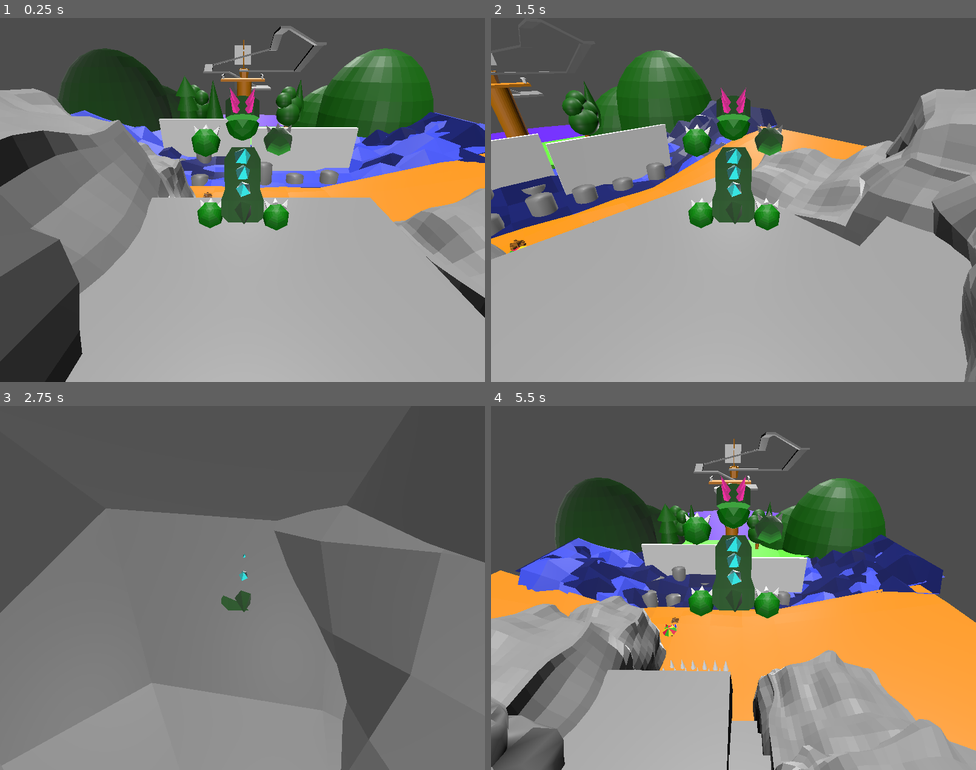
Above: before the commit, frames 1-4 (two rows, left to right).
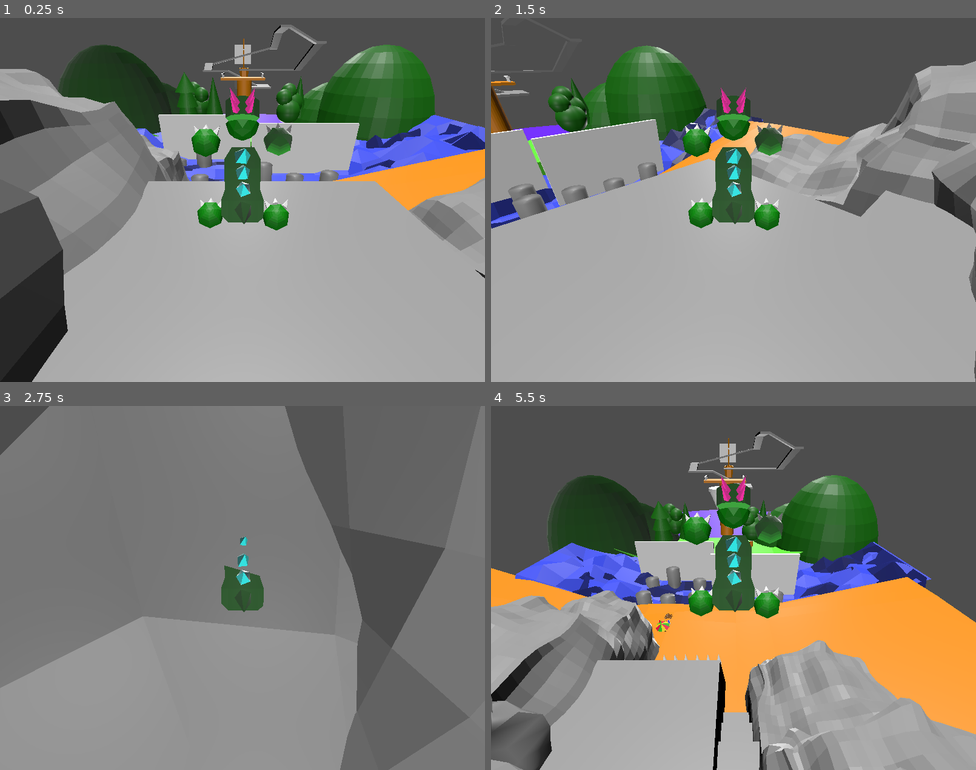
Above: after the commit, the same moments.

Repository: bazylevnik0/dinokid
Game: Godot game, scene res://mom-intro.tscn
Same seed, same stepped clock (60 frames per second), same inputs: the game is played once before the commit and once after it. Video files are missing from this copy of the repository; at most half a second of black plays in their place.
Inputs:
- Up to frame 1 (0.25 s): no input
- Up to frame 2 (1.5 s): hold Right (move_right) 0.53-1.28 s; tap Z (key_a) at 0.6 s; tap Space (jump) at 0.77, 1.07 s; tap X (key_b) at 0.8, 1.35 s; hold Down (move_backward) from 1.28 s (still down)
- Up to frame 3 (2.75 s): tap Space (jump) at 1.52, 1.55, 1.82 s; release Down (move_backward) at 2.03 s; hold Right (move_right) from 2.03 s (still down); hold Space (jump) from 2.03 s (still down); tap Z (key_a) at 2.3 s
- Up to frame 4 (5.5 s): release Right (move_right) at 2.78 s; release Space (jump) at 2.78 s; hold Up (move_forward) 2.78-3.53 s; tap Z (key_a) at 2.85, 4.35 s; tap Space (jump) at 3.02, 3.32, 4.52, 4.82 s; tap X (key_b) at 3.05, 3.6, 5.1 s; hold Space (jump) 3.53-4.28 s; hold Left (move_left) 3.53-5.03 s; hold Down (move_backward) from 5.03 s (still down)

The runs differ from the first frame. In frame 1, 20% of the frame differs, in the area x 0-100%, y 1-100%; in frame 2, 20%; in frame 3, 43%, in the area x 0-100%, y 0-100%; in frame 4, 19%.
Error before the commit: Attempt to call function 'play' in base 'null instance' on a null instance. (res://Player.gd:18)

Commit message:
add music to homeisland

Diff:
--- a/Player.gd
+++ b/Player.gd
@@ -14,10 +14,6 @@
 func _physics_process(delta):
 	var direction = Vector3.ZERO
 
-	if Input.is_action_just_released("key_a"):
-		$Model/AnimationPlayer.play("Hor")
-	if Input.is_action_just_released("key_b"):
-		$Model/AnimationPlayer.play("Ver")
 	if Input.is_action_pressed("move_right"):
 		rotation.y -= PI/180
 	if Input.is_action_pressed("move_left"):
@@ -26,8 +22,8 @@
 	if Input.is_action_pressed("move_backward"):
 		if is_on_floor():
 			$Dino/AnimationPlayer.play("Animation")
-			if not $AudioStreamPlayer3D.playing :
-				$AudioStreamPlayer3D.play()
+			if not $SoundWalking.playing :
+				$SoundWalking.play()
 		target_speed -= 0.1;
 		if target_speed <= max_speed_backward :
 			target_speed = max_speed_backward;
@@ -38,8 +34,8 @@
 	if Input.is_action_pressed("move_forward"):
 		if is_on_floor():
 			$Dino/AnimationPlayer.play("Animation")
-			if not $AudioStreamPlayer3D.playing :
-				$AudioStreamPlayer3D.play()
+			if not $SoundWalking.playing :
+				$SoundWalking.play()
 		target_speed += 0.1;
 		if target_speed >= max_speed_forward :
 			target_speed = max_speed_forward
@@ -55,6 +51,7 @@
 	if Input.is_action_just_released("jump"):
 		if is_on_floor():
 			jump_is_started = true
+			$SoundJumping.play()
 	if jump_is_started == true :
 		direction.y += 1
 		target_jump_height -= 1
--- a/dino.tscn
+++ b/dino.tscn
@@ -1,9 +1,10 @@
-[gd_scene load_steps=6 format=3 uid="uid://b4wudneakgx1g"]
+[gd_scene load_steps=7 format=3 uid="uid://b4wudneakgx1g"]
 
 [ext_resource type="PackedScene" uid="uid://bn874pbplopjf" path="res://dino.glb" id="1_abwe3"]
 [ext_resource type="Script" path="res://Player.gd" id="1_igx1c"]
 [ext_resource type="PackedScene" uid="uid://tprxuqeehm8f" path="res://dino_jump.glb" id="3_d8ijg"]
 [ext_resource type="AudioStream" uid="uid://bf7um3epvtqy2" path="res://stepping.wav" id="4_0hx34"]
+[ext_resource type="AudioStream" uid="uid://tns0s4aw7mtk" path="res://jumping.wav" id="5_1khtf"]
 
 [sub_resource type="BoxShape3D" id="BoxShape3D_eftsy"]
 size = Vector3(5, 10, 5)
@@ -48,5 +49,8 @@
 [node name="Camera3D" type="Camera3D" parent="Player"]
 transform = Transform3D(-3.78552e-08, -0.5, 0.866025, -2.18557e-08, 0.866025, 0.5, -1, 0, -4.37114e-08, 12.495, 11.6736, 0)
 
-[node name="AudioStreamPlayer3D" type="AudioStreamPlayer3D" parent="Player"]
+[node name="SoundWalking" type="AudioStreamPlayer3D" parent="Player"]
 stream = ExtResource("4_0hx34")
+
+[node name="SoundJumping" type="AudioStreamPlayer3D" parent="Player"]
+stream = ExtResource("5_1khtf")
--- a/homeisland.gd
+++ b/homeisland.gd
@@ -7,6 +7,8 @@
 # Called every frame. 'delta' is the elapsed time since the previous frame.
 func _process(delta: float) -> void:
 	$StaticBody3D/homeisland/AnimationPlayer.play("Animation")
+	if not $SoundMusicMain.playing :
+		$SoundMusicMain.play()
 	pass
 
 func _on_mountain_inside_area_body_entered(body: Node3D) -> void:
--- a/homeisland.tscn
+++ b/homeisland.tscn
@@ -1,10 +1,11 @@
-[gd_scene load_steps=112 format=3 uid="uid://c4sjk00cblni5"]
+[gd_scene load_steps=113 format=3 uid="uid://c4sjk00cblni5"]
 
 [ext_resource type="Script" path="res://homeisland.gd" id="1_le85t"]
 [ext_resource type="PackedScene" uid="uid://b4wudneakgx1g" path="res://dino.tscn" id="1_on506"]
 [ext_resource type="PackedScene" uid="uid://dir872dk02wtc" path="res://homeisland.glb" id="2_jdbx3"]
 [ext_resource type="PackedScene" uid="uid://sh4g6naxwlt0" path="res://homeisland-camp.glb" id="3_x46lr"]
 [ext_resource type="PackedScene" uid="uid://ob2eaacdfgux" path="res://river_stone.glb" id="4_4sxba"]
+[ext_resource type="AudioStream" uid="uid://dlmqpccxd4bc2" path="res://homeisland.wav" id="6_2rpnm"]
 
 [sub_resource type="BoxShape3D" id="BoxShape3D_2e7xp"]
 size = Vector3(2.05182, 2.13129, 2.04102)
@@ -124,7 +125,7 @@
 size = Vector3(5.87061, 2.96301, 0.373535)
 
 [sub_resource type="BoxShape3D" id="BoxShape3D_522ht"]
-size = Vector3(1.8437, 6.29956, 0.900177)
+size = Vector3(1.8437, 6.70941, 0.739639)
 
 [sub_resource type="BoxShape3D" id="BoxShape3D_o3lke"]
 size = Vector3(1.87018, 1.55212, 0.972168)
@@ -764,6 +765,10 @@
 [node name="Node3D" type="Node3D"]
 script = ExtResource("1_le85t")
 
+[node name="SoundMusicMain" type="AudioStreamPlayer" parent="."]
+stream = ExtResource("6_2rpnm")
+volume_db = -8.0
+
 [node name="Dino" parent="." instance=ExtResource("1_on506")]
 transform = Transform3D(0.025, 0, 0, 0, 0.025, 0, 0, 0, 0.025, -0.0529699, 1.10765, 0.385706)
 
@@ -771,7 +776,7 @@
 transform = Transform3D(1, 0, 0, 0, -0.0844257, 0.99643, 0, -0.99643, -0.0844257, 0, 7.01912, 0)
 
 [node name="homeisland" parent="StaticBody3D" instance=ExtResource("2_jdbx3")]
-transform = Transform3D(1, 0, 0, 0, -0.0830519, -0.996546, 0, 0.996546, -0.0830519, 0, 0.696112, -8.21581)
+transform = Transform3D(1, 0, 0, 0, -0.0830519, -0.996547, 0, 0.996547, -0.0830519, 0, 0.68355, -8.06755)
 
 [node name="Mountain" type="CollisionShape3D" parent="StaticBody3D"]
 transform = Transform3D(1, 0, 0, 0, 0.996552, -0.0830874, 0, 0.0830874, 0.996552, 0.00253336, 0.667316, -8.02558)
@@ -899,11 +904,11 @@
 shape = SubResource("BoxShape3D_xl7e6")
 
 [node name="Static17" type="CollisionShape3D" parent="StaticBody3D"]
-transform = Transform3D(0.999955, -0.00184867, -0.00255221, 0.00166812, 0.997622, -0.0695025, 0.00271507, 0.0694989, 0.997604, 0.265404, 55.5374, -3.19292)
+transform = Transform3D(0.999955, -0.00184867, -0.00255221, 0.00166812, 0.997622, -0.0695025, 0.00271507, 0.0694989, 0.997604, 0.265988, 55.3386, -3.28724)
 shape = SubResource("BoxShape3D_522ht")
 
 [node name="Static16" type="CollisionShape3D" parent="StaticBody3D"]
-transform = Transform3D(0.999955, -0.00184867, -0.00255221, 0.00166812, 0.997622, -0.0695022, 0.00271507, 0.0694989, 0.9976, 0.099185, 50.4939, -3.45629)
+transform = Transform3D(0.999955, -0.00184867, -0.00255221, 0.00166812, 0.997622, -0.0695022, 0.00271507, 0.0694989, 0.9976, 0.099185, 50.363, -3.49821)
 shape = SubResource("BoxShape3D_o3lke")
 
 [node name="Static15" type="CollisionShape3D" parent="StaticBody3D"]
Binary file changed: homeisland.glb
Not shown, added: homeisland.wav.import
Not shown, added: jumping.wav.import
Not shown, removed: stepping.mp3.import
Not shown, changed: homeisland.blend
Not shown, changed: homeisland.blend1
Not shown, added: homeisland.mmpz
Not shown, added: homeisland.wav
Not shown, added: jumping.mmpz
Not shown, added: jumping.wav
Not shown, removed: stepping.mp3
Not shown, added: walking.mmpz
